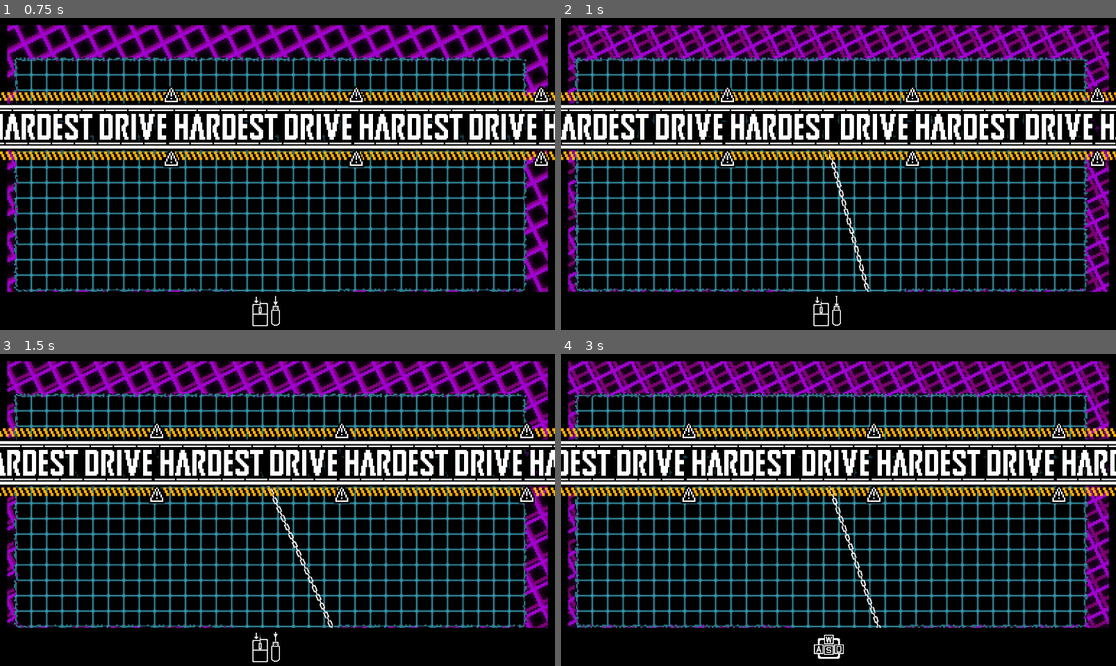
Above: before the commit, frames 1-4 (two rows, left to right).
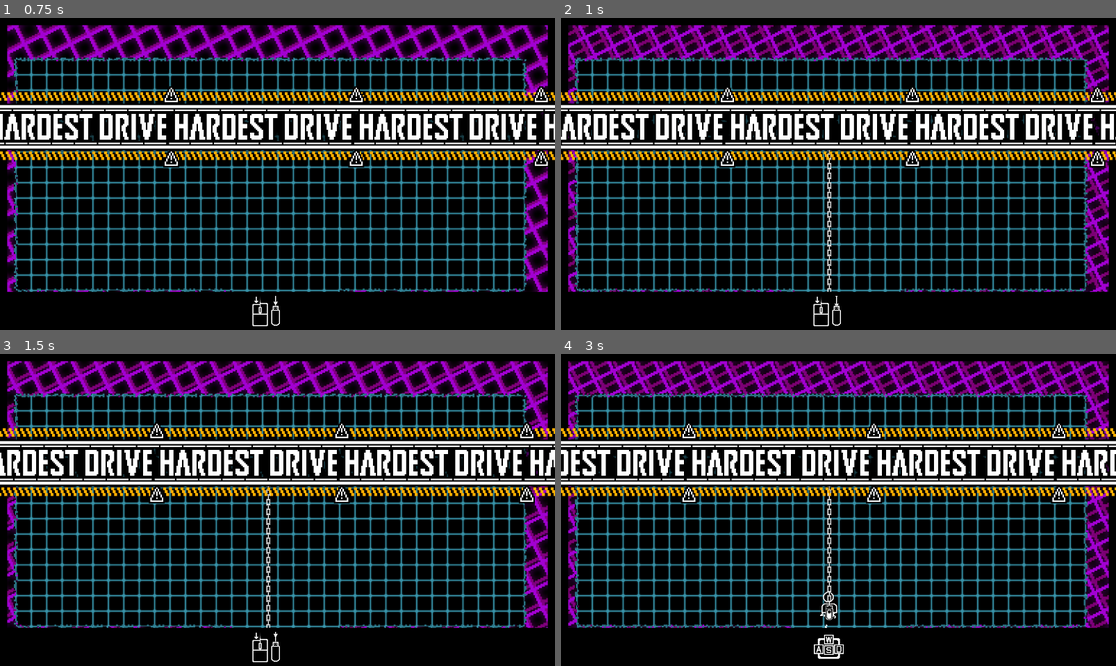
Above: after the commit, the same moments.

Repository: SomeSortOfSam/Hardest_Drive
Game: Godot game, scene res://scenes/gamplay.tscn
Same seed, same stepped clock (60 frames per second), same inputs: the game is played once before the commit and once after it. Sound files missing from this copy of the repository are replaced by a short silence.
Inputs (mouse positions are in pixels of both pictures, inside the frame that each line leads up to):
- Up to frame 1 (0.75 s): move the mouse to (399, 158) at 0.52 s; hold D (player_right) from 0.53 s (still down); click (399, 158) at 0.67 s
- Up to frame 2 (1 s): keep holding D (player_right)
- Up to frame 3 (1.5 s): move the mouse to (166, 525) at 1.27 s; release D (player_right) at 1.28 s; hold S (player_down) from 1.28 s (still down)
- Up to frame 4 (3 s): move the mouse to (894, 441) at 2.02 s; release S (player_down) at 2.03 s; hold D (player_right) 2.03-2.78 s; move the mouse to (810, 572) at 2.77 s; hold W (player_up) from 2.78 s (still down); click (810, 572) at 2.92 s

Frame 1 is identical in both runs. In frame 2, 0.5% of the frame differs, in the area x 47-56%, y 42-88%; in frame 3, 0.5%; in frame 4, 0.6%, in the area x 46-58%, y 42-88%.

Commit message:
fixed conflicting move booleans

Diff:
--- a/scenes/gamplay.tscn
+++ b/scenes/gamplay.tscn
@@ -1110,5 +1110,3 @@
 [connection signal="pull_failed" from="." to="TileMap/Player" method="stop_harpoon"]
 [connection signal="player_pull_requested" from="Camera2D/LetterboxCollider" to="." method="_on_letterbox_collider_player_pull_requested"]
 [connection signal="timeout" from="TileMap/Timer" to="TileMap/Box" method="queue_free"]
-[connection signal="player_movement_enabled" from="Tutorial" to="TileMap/Player" method="_on_tutorial_player_movement_enabled"]
-[connection signal="player_movement_enabled" from="Tutorial" to="TileMap/Timer" method="start"]
--- a/scripts/player.gd
+++ b/scripts/player.gd
@@ -25,9 +25,8 @@
 var harpoon_direction : float
 var harpoon_target : CollisionObject2D
 var is_overlaping_tilemap := false
-var can_move := false
 var gravity = ProjectSettings.get_setting("physics/2d/default_gravity")
-var moving_enabled := true
+var moving_enabled := false
 var last_safe_position : Vector2
 
 signal pull_requested(direction : float)
@@ -45,7 +44,7 @@
 		velocity.y = move_toward(velocity.y, 0, SPEED)
 
 func _physics_process(delta):
-	if can_move:
+	if moving_enabled:
 		get_movement_input()
 
 	if velocity.length() > 0:
@@ -62,7 +61,7 @@
 
 
 	tile_map_checker.position = velocity*delta
-	if can_move and !is_overlaping_tilemap:
+	if moving_enabled and !is_overlaping_tilemap:
 		if position == last_safe_position:
 			velocity.y += gravity * delta
 			move_and_slide()
@@ -215,7 +214,7 @@
 	is_overlaping_tilemap = false
 
 func _on_visible_on_screen_notifier_2d_screen_exited():
-	if can_move:
+	if moving_enabled:
 		global_position = get_viewport().get_camera_2d().global_position
 		printerr("Player out of bounds - reseting")
 		var camera = get_viewport().get_camera_2d()
@@ -223,4 +222,4 @@
 		velocity = Vector2.ZERO
 
 func _on_tutorial_player_movement_enabled():
-	can_move = true
+	moving_enabled = true
